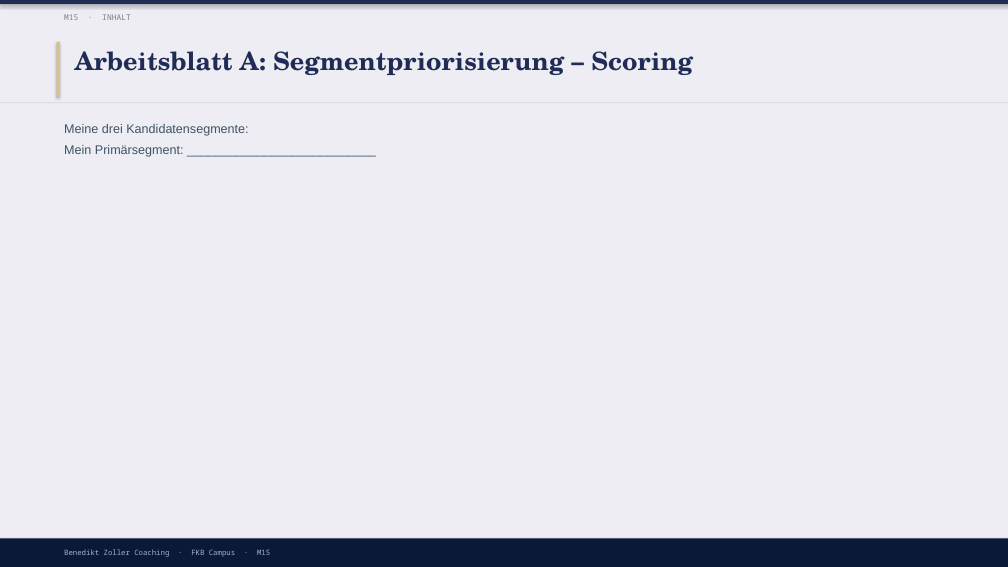
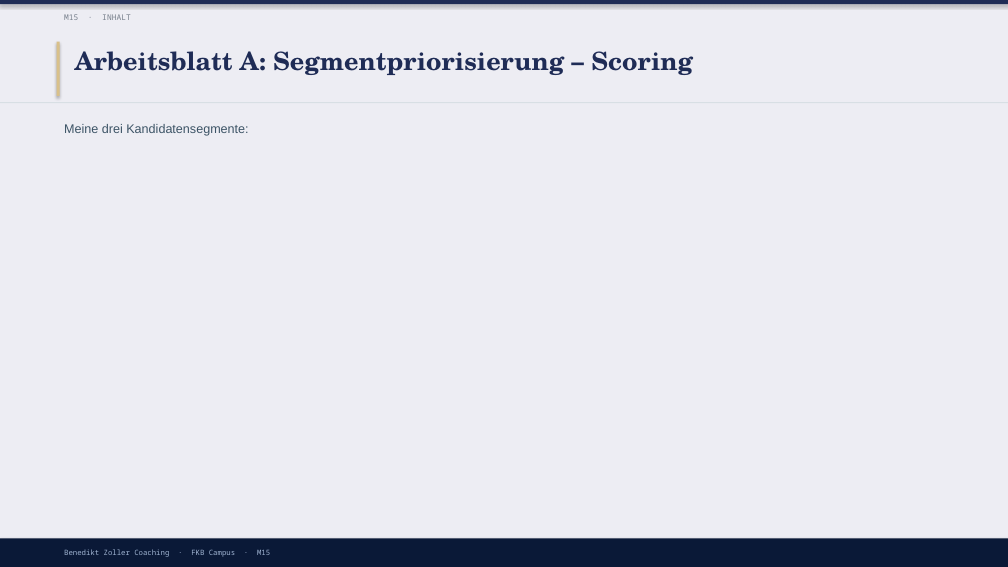
Before and after one commit to ck5rqc47pr-byte/firmenkundenakademie-online, a slide deck: slide 13 of protected-downloads/praesentation/M15.pptx (slide 12 before the commit). Drawn at 1008x567 pixels with LibreOffice and Linux fonts; fonts in the diff are those of the drawing. Boxes give left, top, right and bottom in pixels: in the first picture for what was removed or moved away, otherwise in the second. Text is boxed around its words. In the diff, an @@ line names an element or a change of style, - is before the commit and + after.

```diff
--- a/protected-downloads/praesentation/M15.pptx
+++ b/protected-downloads/praesentation/M15.pptx
@@ text at box(64, 145, 184, 157): paragraph removed @@
-Mein Primärsegment: ___________________________
```
Also in this commit, not shown: 1 other slide changed, 1 slide added, 41 other files.
